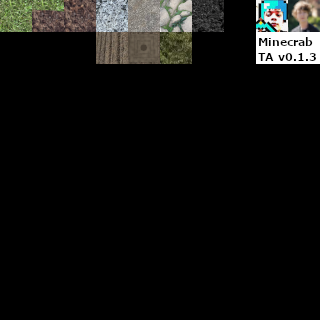
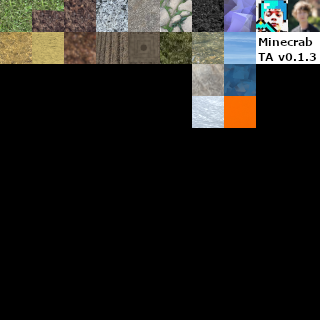
Layered file, before and after one edit (320 × 320). Changes by layer:
added layer "zergonite.png copy" above "snow.png copy" over <box>192,64,224,96</box>
added layer "snow.png copy" above "organics.png copy" over <box>192,96,224,128</box>
added layer "organics.png copy" above "sand.png copy" over <box>64,32,96,64</box>
added layer "sand.png copy" above "orange.png copy" over <box>32,32,64,64</box>
added layer "orange.png copy" above "optinite.png copy" over <box>224,96,256,128</box>
added layer "optinite.png copy" above "sand-stone.png copy" over <box>224,64,256,96</box>
added layer "sand-stone.png copy" above "anzite.png copy" over <box>0,32,32,64</box>
added layer "anzite.png copy" above "crystal.png copy" over <box>224,32,256,64</box>
added layer "crystal.png copy" above "dolerite.png copy" over <box>224,0,256,32</box>
added layer "dolerite.png copy" above "full-textures.png" over <box>192,32,224,64</box>
